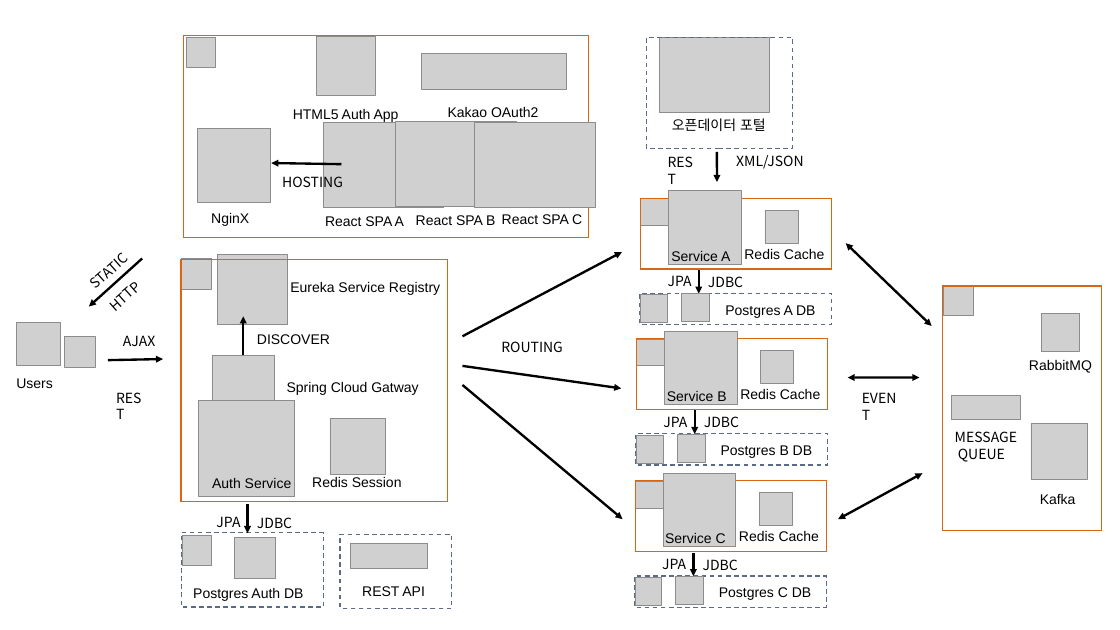
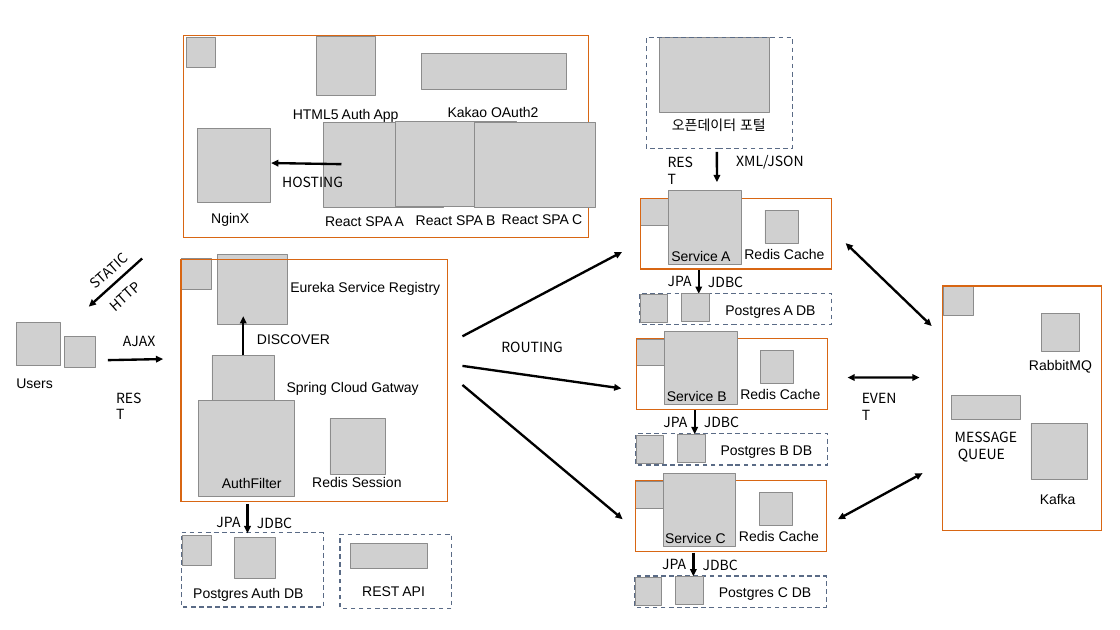
Before and after one commit to kdkcom1234/git2021, a slide deck: slide 14 of 8-msa/auth/-. 인증, 허가, 세션.pptx. Drawn at 1120x630 pixels with LibreOffice and Linux fonts; fonts in the diff are those of the drawing; grey boxes stand for pictures; background and template pictures are left out. Boxes give left, top, right and bottom in pixels: in the first picture for what was removed or moved away, otherwise in the second. Text is boxed around its words. In the diff, an @@ line names an element or a change of style, - is before the commit and + after.

```diff
--- a/8-msa/auth/-. 인증, 허가, 세션.pptx
+++ b/8-msa/auth/-. 인증, 허가, 세션.pptx
@@ text at (222,478,282,488): text changed @@
-Auth Service
+AuthFilter
```
Also in this commit, not shown: 7 other files.
